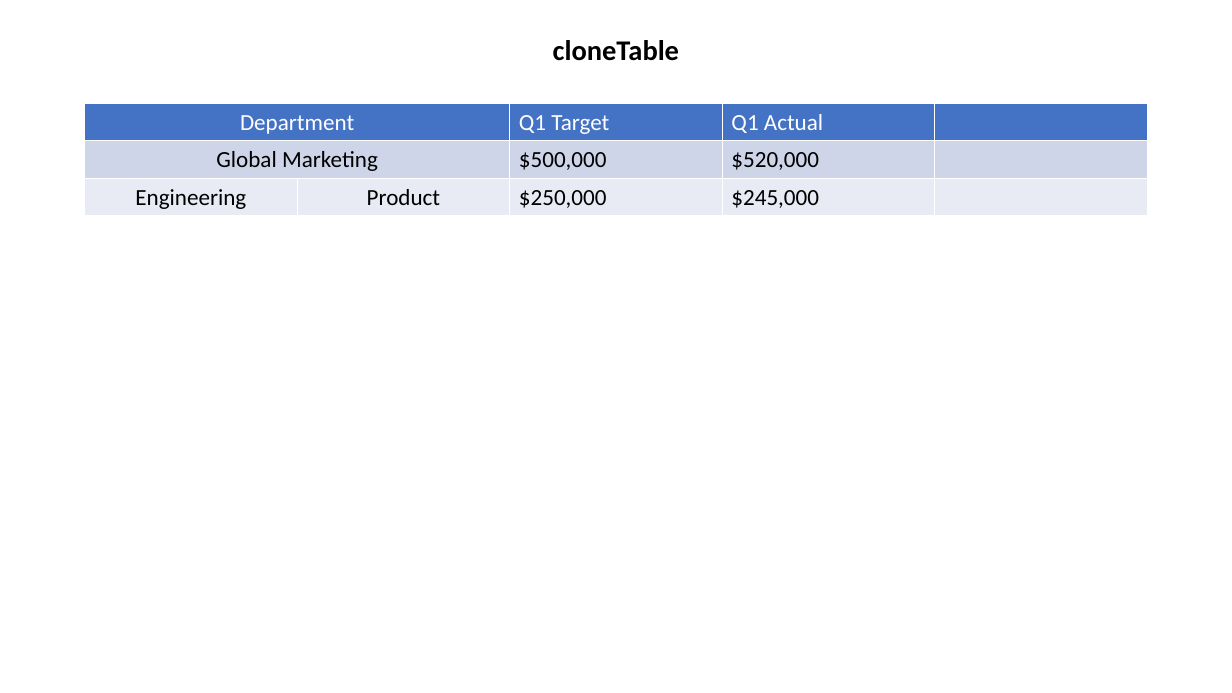
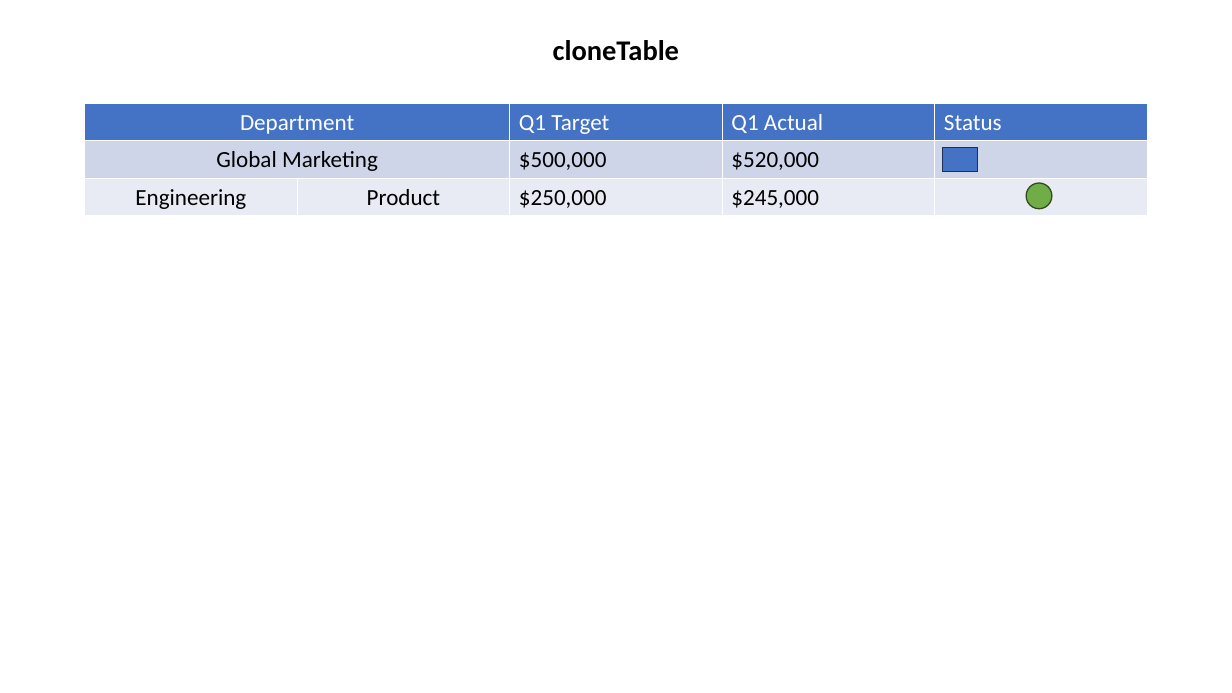
Before and after one commit to jsuyog2/node-pptx-templater, a slide deck: slide 5 of showcase/templates/TablePowerPointSample.pptx. Drawn at 1232x693 pixels with LibreOffice and Linux fonts; fonts in the diff are those of the drawing. Boxes give left, top, right and bottom in pixels: in the first picture for what was removed or moved away, otherwise in the second. Text is boxed around its words. In the diff, an @@ line names an element or a change of style, - is before the commit and + after.

```diff
--- a/showcase/templates/TablePowerPointSample.pptx
+++ b/showcase/templates/TablePowerPointSample.pptx
@@ table at (x1=85, y1=104, x2=1148, y2=216) @@
-row 1, column 5: 
+row 1, column 5: Status
@@ rectangle added at (x1=943, y1=148, x2=978, y2=172), fill #4472C4, outline #1E3256 1 pt @@
@@ ellipse added at (x1=1027, y1=183, x2=1053, y2=209), fill #70AD47, outline #314C1F 1 pt @@
```
Also in this commit, not shown: 6 other slides changed, 13 other files.
